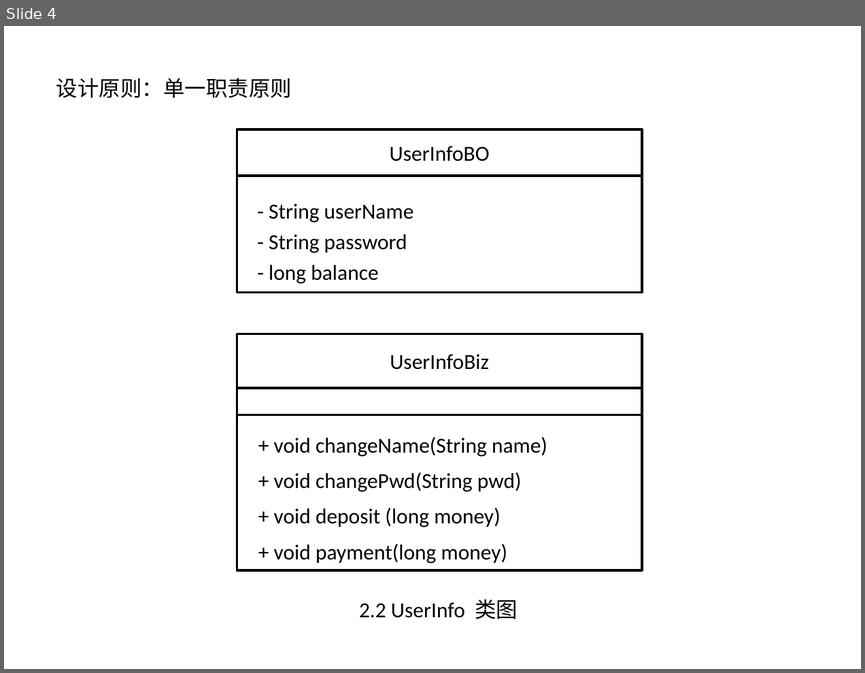
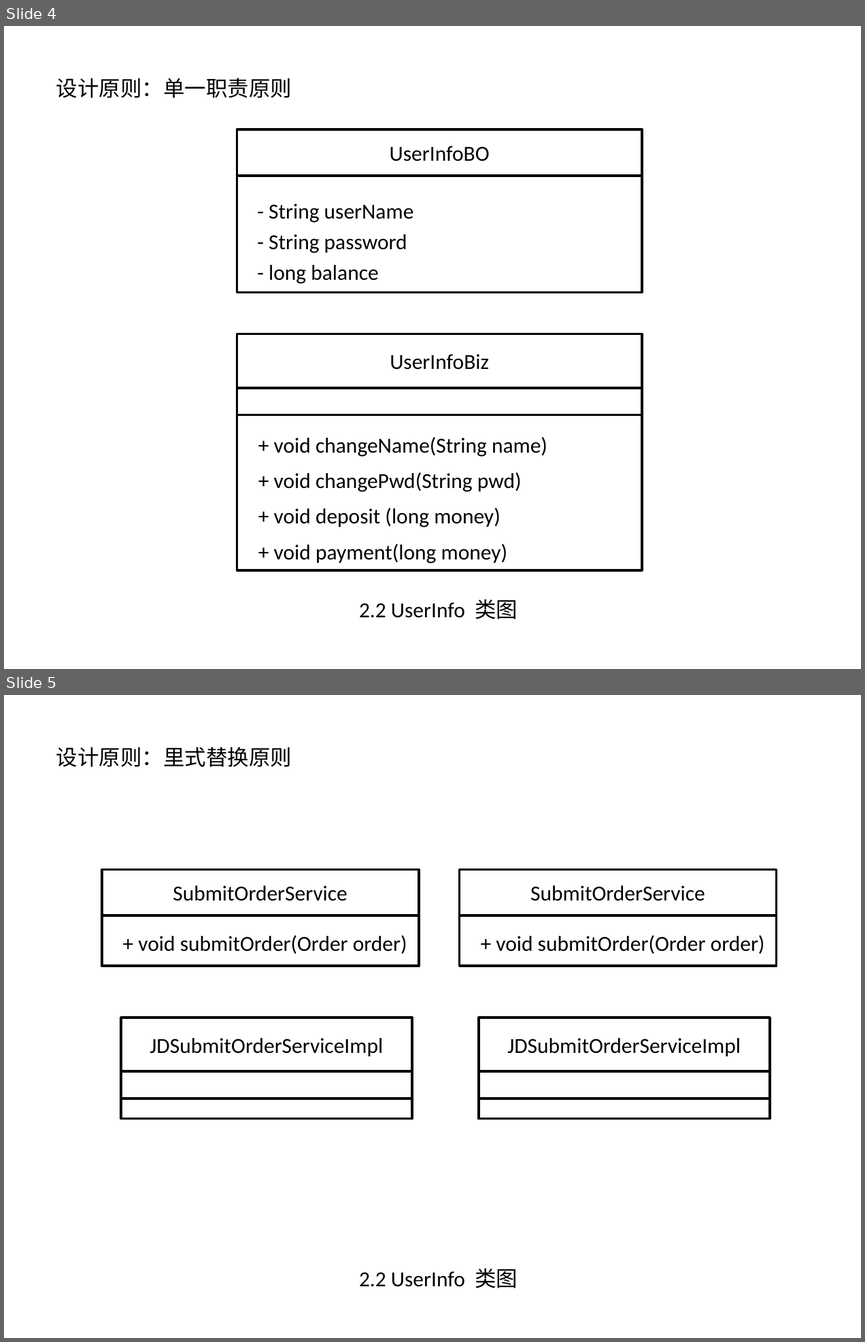
Before and after one commit to zdRan/OneMall, a slide deck: img/可编辑图片.pptx. Shown one above the other, each under a label of ours: slide 4 before the commit, slides 4 and 5 after it. The pictures are 865x673 and 865x1342 pixels, drawn with LibreOffice and Linux fonts; fonts in the diff are those of the drawing. Boxes give left, top, right and bottom in pixels: in the first picture for what was removed or moved away, otherwise in the second. Text is boxed around its words. In the diff, an @@ line names an element or a change of style, - is before the commit and + after.

Commit message:
添加类图

```diff
--- a/img/可编辑图片.pptx
+++ b/img/可编辑图片.pptx
@@ slide 5 added at <box>4,695,861,1338</box>, background #FFFFFF @@
@@ text added at <box>56,747,292,767</box>, 18 pt, text #000000 @@
+设计原则：里式替换原则
@@ rectangle added at <box>102,869,419,915</box>, fill #FFFFFF, outline #000000 2 pt, 18 pt, text #000000 @@
+SubmitOrderService
@@ rectangle added at <box>459,869,776,915</box>, fill #FFFFFF, outline #000000 2 pt, 18 pt, text #000000 @@
+SubmitOrderService
@@ rectangle added at <box>102,915,419,966</box>, fill #FFFFFF, outline #000000 2 pt @@
@@ rectangle added at <box>459,915,776,966</box>, fill #FFFFFF, outline #000000 2 pt @@
@@ text added at <box>138,935,407,953</box>, 18 pt, text #000000 @@
++ void submitOrder(Order order)
@@ text added at <box>496,935,765,953</box>, 18 pt, text #000000 @@
++ void submitOrder(Order order)
@@ rectangle added at <box>120,1017,412,1071</box>, fill #FFFFFF, outline #000000 2 pt, 18 pt, text #000000 @@
+JDSubmitOrderServiceImpl
@@ rectangle added at <box>479,1017,770,1071</box>, fill #FFFFFF, outline #000000 2 pt, 18 pt, text #000000 @@
+JDSubmitOrderServiceImpl
@@ rectangle added at <box>120,1047,412,1118</box>, fill #FFFFFF, outline #000000 2 pt @@
@@ rectangle added at <box>479,1047,770,1118</box>, fill #FFFFFF, outline #000000 2 pt @@
@@ rectangle added at <box>120,1071,412,1098</box>, fill #FFFFFF, outline #000000 2 pt @@
@@ rectangle added at <box>479,1071,770,1098</box>, fill #FFFFFF, outline #000000 2 pt @@
@@ text added at <box>359,1268,517,1288</box>, 18 pt, text #000000 @@
+2.2 UserInfo 类图
```
